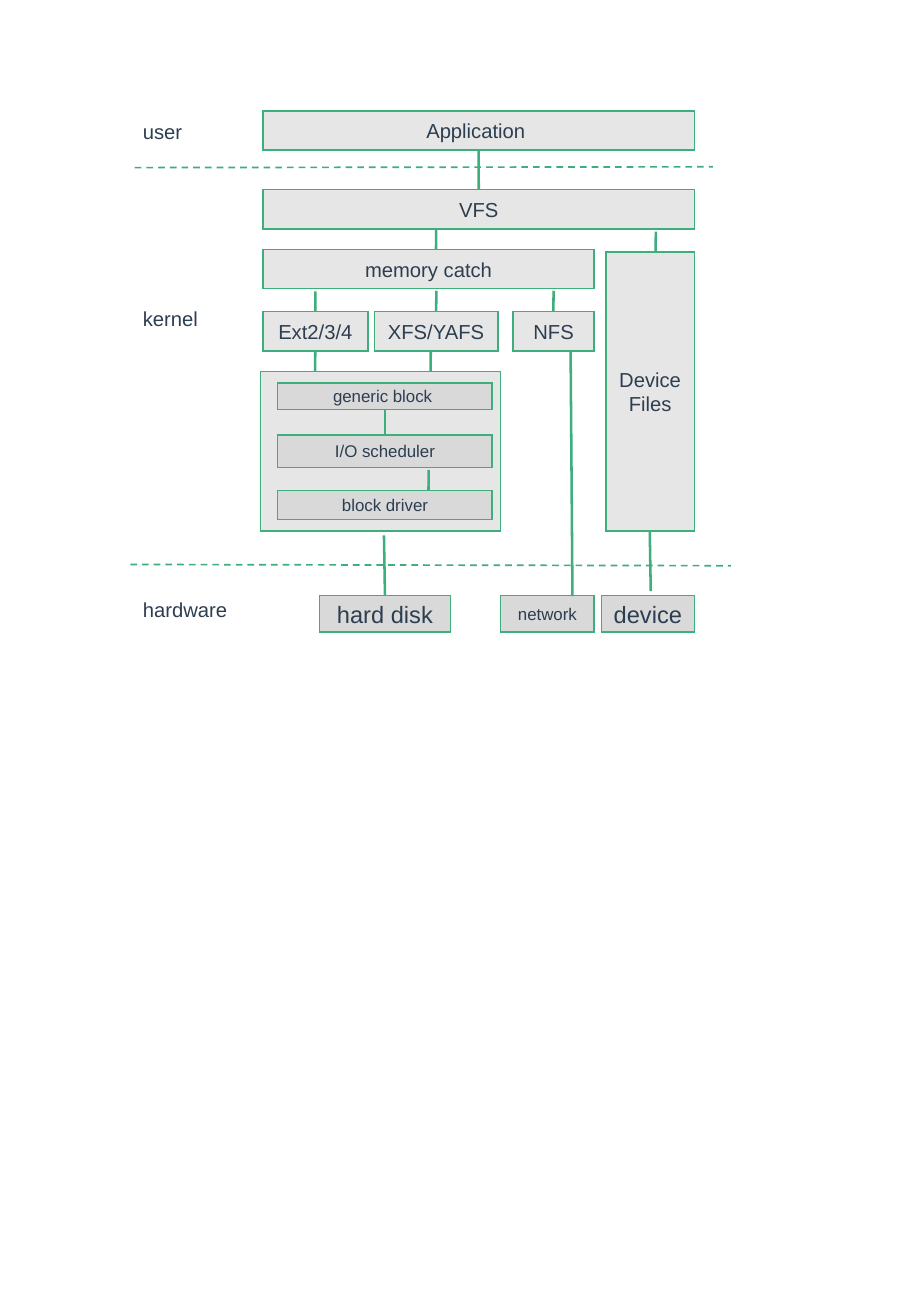
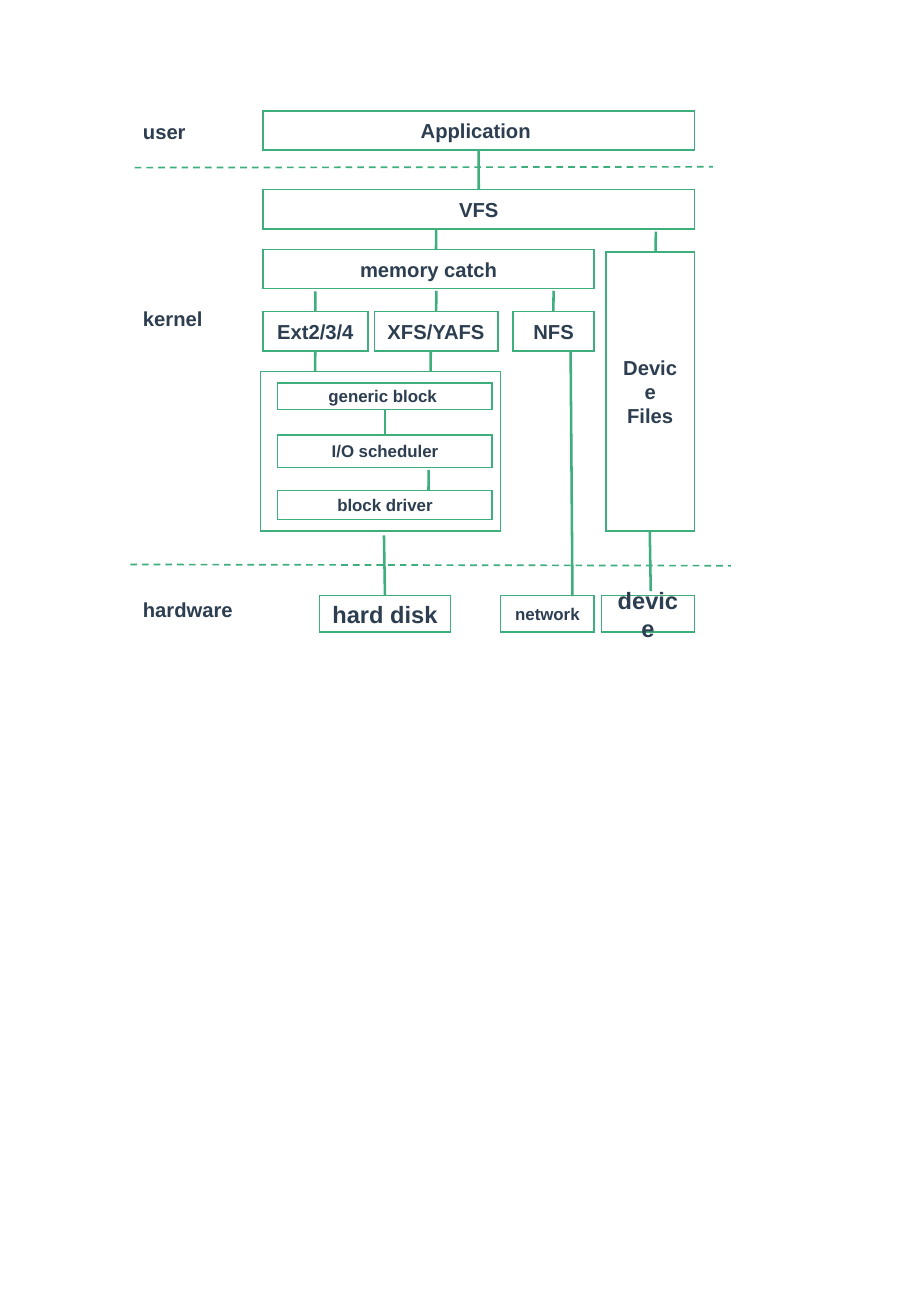
Before and after one commit to zaiqiang-dong/zaiqiang, a slide deck: slide 3 of picture/ppt/filesystem/filesystem.pptx. Drawn at 911x1316 pixels with LibreOffice and Linux fonts; fonts in the diff are those of the drawing. Boxes give left, top, right and bottom in pixels: in the first picture for what was removed or moved away, otherwise in the second. Text is boxed around its words. In the diff, an @@ line names an element or a change of style, - is before the commit and + after.

```diff
--- a/picture/ppt/filesystem/filesystem.pptx
+++ b/picture/ppt/filesystem/filesystem.pptx
@@ bold on; fill #E7E6E6 to none in 7 elements at [262, 111, 694, 149], [262, 189, 694, 228], [264, 249, 595, 288], [262, 312, 368, 351], [374, 312, 498, 351], [513, 312, 594, 351], [606, 253, 695, 531] @@
@@ rectangle at [261, 372, 500, 531]: fill #E7E6E6 to none @@
@@ bold on in 3 elements at [143, 128, 186, 139], [143, 311, 203, 326], [143, 602, 233, 617] @@
@@ bold on; fill #D9D9D9 to none in 6 elements at [278, 383, 493, 409], [278, 435, 493, 468], [278, 491, 493, 520], [319, 595, 451, 632], [601, 595, 695, 632], [500, 595, 594, 632] @@
```
Also in this commit, not shown: 5 other slides changed, 12 other files.
